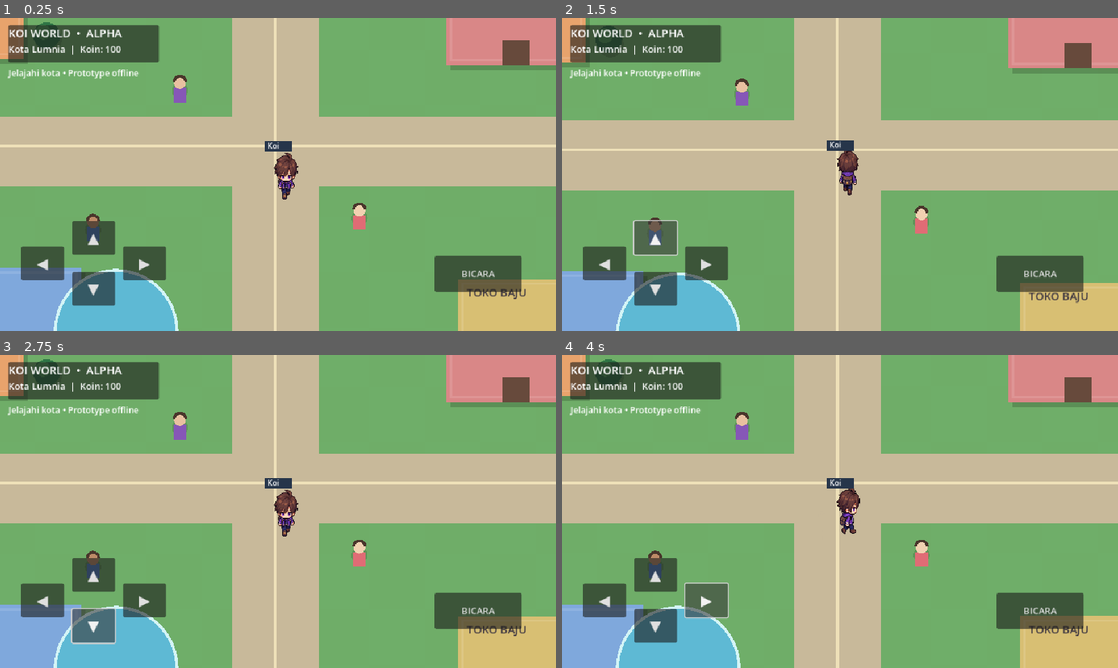
Above: before the commit, frames 1-4 (two rows, left to right).
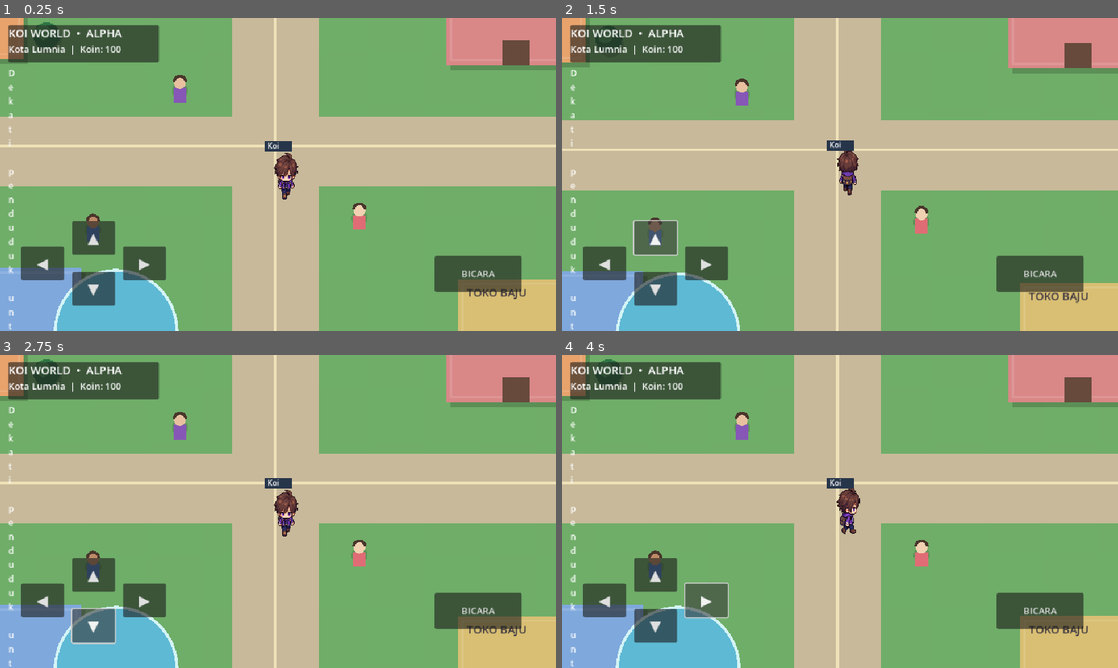
Above: after the commit, the same moments.

Repository: koi-v2/Worldwar
Game: Godot game, scene res://scenes/main.tscn
Two runs of this game, one before a commit and one after it. Both use one fixed random seed, a clock stepped at 60 frames per second and the inputs below.
Inputs:
- Up to frame 1 (0.25 s): no input
- Up to frame 2 (1.5 s): click "BICARA" at 0.5 s; click "▲" at 1.25 s
- Up to frame 3 (2.75 s): click "▼" at 2 s
- Up to frame 4 (4 s): click "◀" at 2.75 s; click "▶" at 3.5 s

The runs differ from the first frame. In frame 1, 0.5% of the frame differs, in the area x 1-25%, y 16-100%; in frame 2, 0.5%; in frame 3, 0.5%; in frame 4, 0.5%.

Commit message:
Improve NPC proximity hint and clear touch input during dialogue

Diff:
--- a/aoi_native/scripts/main.gd
+++ b/aoi_native/scripts/main.gd
@@ -11,6 +11,7 @@
 var player_position := Vector2(900, 600)
 var held_directions: Dictionary = {}
 var status_label: Label
+var proximity_label: Label
 var koi_texture: Texture2D
 var walk_time := 0.0
 var walk_frame := 0
@@ -113,8 +114,9 @@
 		if player_position.distance_to(npc.position) <= 95.0:
 			nearby_npc_name = npc.name
 			break
-	if dialogue_label != null and not dialogue_open:
-		dialogue_label.text = "Tekan BICARA untuk ngobrol dengan %s" % nearby_npc_name if nearby_npc_name != "" else "Dekati penduduk untuk mengobrol"
+	if proximity_label != null:
+		proximity_label.text = "Tekan BICARA untuk ngobrol dengan %s" % nearby_npc_name if nearby_npc_name != "" else "Dekati penduduk untuk mengobrol"
+		proximity_label.visible = not dialogue_open
 
 func _build_dialogue_ui() -> void:
 	var canvas := get_node_or_null("DialogueLayer") as CanvasLayer
@@ -151,6 +153,9 @@
 			dialogue_label.text = "Dekati penduduk terlebih dahulu."
 		return
 	dialogue_open = true
+	held_directions.clear()
+	if proximity_label != null:
+		proximity_label.visible = false
 	var canvas := get_node_or_null("DialogueLayer") as CanvasLayer
 	if canvas != null:
 		var panel := canvas.get_node_or_null("DialoguePanel") as PanelContainer
@@ -161,6 +166,7 @@
 
 func _close_npc_dialogue() -> void:
 	dialogue_open = false
+	_update_nearby_npc()
 	var canvas := get_node_or_null("DialogueLayer") as CanvasLayer
 	if canvas != null:
 		var panel := canvas.get_node_or_null("DialoguePanel") as PanelContainer
@@ -244,12 +250,13 @@
 	status_label = Label.new()
 	status_label.text = "Kota Lumnia  |  Koin: %d" % coins
 	box.add_child(status_label)
-	var hint := Label.new()
-	hint.text = "Jelajahi kota • Prototype offline"
-	hint.position = Vector2(14, 84)
-	hint.add_theme_color_override("font_color", Color("#ffffff"))
-	hint.add_theme_font_size_override("font_size", 15)
-	canvas.add_child(hint)
+	proximity_label = Label.new()
+	proximity_label.text = "Dekati penduduk untuk mengobrol"
+	proximity_label.position = Vector2(14, 84)
+	proximity_label.add_theme_color_override("font_color", Color("#ffffff"))
+	proximity_label.add_theme_font_size_override("font_size", 15)
+	proximity_label.autowrap_mode = TextServer.AUTOWRAP_WORD_SMART
+	canvas.add_child(proximity_label)
 	_create_direction_button(canvas, "▲", "up", Vector2(100, 0))
 	_create_direction_button(canvas, "▼", "down", Vector2(100, 88))
 	_create_direction_button(canvas, "◀", "left", Vector2(12, 44))
